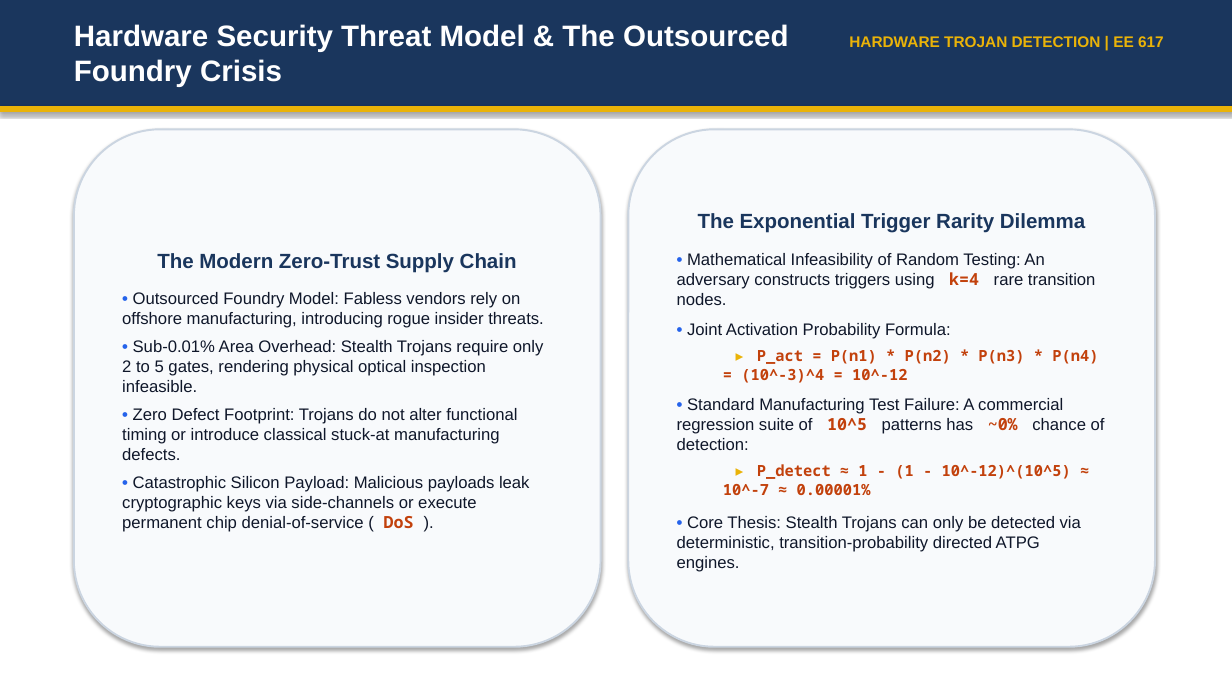
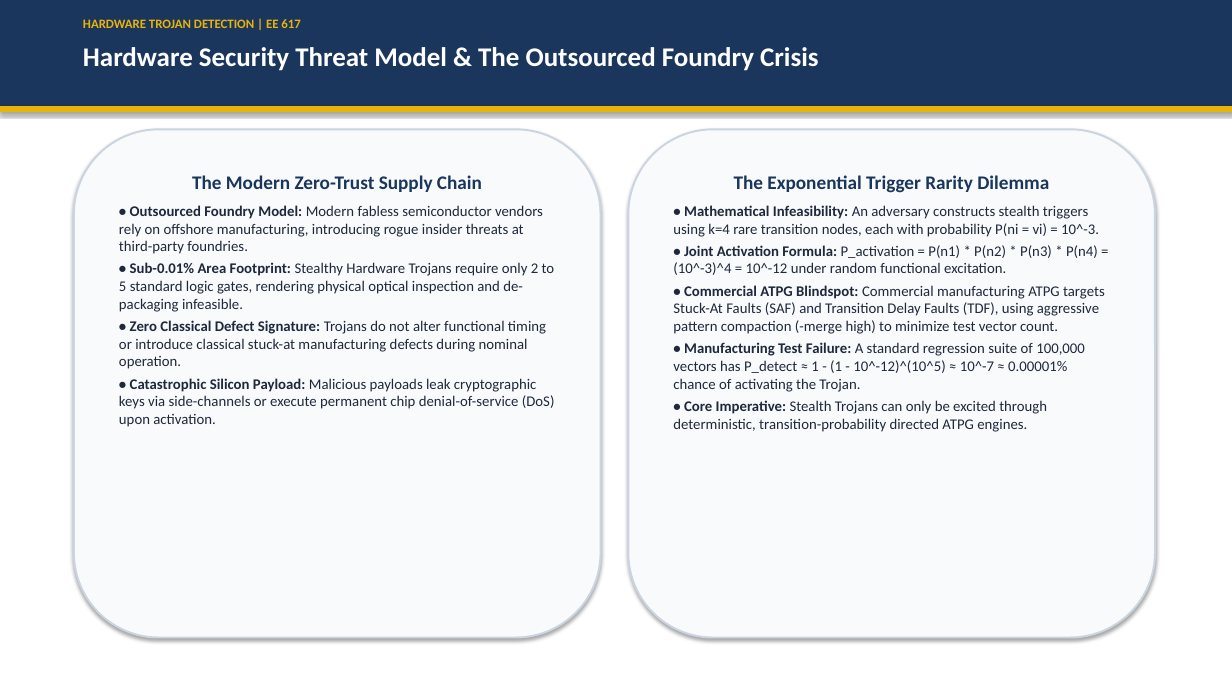
Before and after one commit to Vishalboliwal07/Hardware-Trojan, a slide deck: slide 2 of docs/Hardware_Trojan_Detection_Presentation_v2.pptx. Drawn at 1232x693 pixels with LibreOffice and Linux fonts; fonts in the diff are those of the drawing. Boxes give left, top, right and bottom in pixels: in the first picture for what was removed or moved away, otherwise in the second. Text is boxed around its words. In the diff, an @@ line names an element or a change of style, - is before the commit and + after.

Commit message:
Fix submission test patterns, update 25-slide deck, video script, and grounded future work roadmap

```diff
--- a/docs/Hardware_Trojan_Detection_Presentation_v2.pptx
+++ b/docs/Hardware_Trojan_Detection_Presentation_v2.pptx
@@ text "HARDWARE TROJAN DETECTION | EE ..." moved from (x1=849, y1=36, x2=1164, y2=47) to (x1=83, y1=19, x2=300, y2=28) @@
@@ text "HARDWARE TROJAN DETECTION | EE ..." at (x1=83, y1=19, x2=300, y2=28): size 12 to 10 pt, font Arial to Calibri; alignment right to left @@
@@ text "Hardware Security Threat Model & ..." moved from (x1=74, y1=24, x2=789, y2=87) to (x1=83, y1=47, x2=819, y2=71) @@
@@ text "Hardware Security Threat Model & ..." at (x1=83, y1=47, x2=819, y2=71): size 23 to 21 pt, font Arial to Calibri @@
@@ rounded rectangle "The Modern Zero-Trust Supply Chain" resized from (x1=74, y1=129, x2=601, y2=647) to (x1=74, y1=129, x2=601, y2=638) @@
@@ rounded rectangle "The Modern Zero-Trust Supply Chain" at (x1=74, y1=129, x2=601, y2=638): vertical alignment middle to top @@
@@ rounded rectangle "The Exponential Trigger Rarity Dilemma" at (x1=628, y1=129, x2=1155, y2=638): vertical alignment middle to top @@
@@ rounded rectangle "The Exponential Trigger Rarity Dilemma" resized from (x1=628, y1=129, x2=1155, y2=647) to (x1=628, y1=129, x2=1155, y2=638) @@
@@ text in rounded rectangle at (x1=192, y1=175, x2=482, y2=192): size 16 to 15 pt, font Arial to Calibri in "The Modern Zero-Trust Supply Chain" @@
@@ text in rounded rectangle at (x1=734, y1=175, x2=1049, y2=193): size 16 to 15 pt, font Arial to Calibri in "The Exponential Trigger Rarity Dilemma" @@
@@ text in rounded rectangle at (x1=119, y1=205, x2=555, y2=427): text changed; size 13 to 11.5 pt; font Arial to Calibri; text colour #0F172A to #1E293B @@
-• Outsourced Foundry Model: Fabless vendors rely on offshore manufacturing, introducing rogue insider threats.
-• Sub-0.01% Area Overhead: Stealth Trojans require only 2 to 5 gates, rendering physical optical inspection infeasible.
-• Zero Defect Footprint: Trojans do not alter functional timing or introduce classical stuck-at manufacturing defects.
-• Catastrophic Silicon Payload: Malicious payloads leak cryptographic keys via side-channels or execute permanent chip denial-of-service ( DoS ).
+• Outsourced Foundry Model: Modern fabless semiconductor vendors rely on offshore manufacturing, introducing rogue insider threats at third-party foundries.
+• Sub-0.01% Area Footprint: Stealthy Hardware Trojans require only 2 to 5 standard logic gates, rendering physical optical inspection and de-packaging infeasible.
+• Zero Classical Defect Signature: Trojans do not alter functional timing or introduce classical stuck-at manufacturing defects during nominal operation.
+• Catastrophic Silicon Payload: Malicious payloads leak cryptographic keys via side-channels or execute permanent chip denial-of-service (DoS) upon activation.
@@ text in rounded rectangle at (x1=673, y1=205, x2=1105, y2=432): text changed; size 13 to 11.5 pt; font Arial to Calibri; text colour #0F172A to #1E293B @@
-• Mathematical Infeasibility of Random Testing: An adversary constructs triggers using k=4 rare transition nodes.
-• Joint Activation Probability Formula:
-  ▸ P_act = P(n1) * P(n2) * P(n3) * P(n4) = (10^-3)^4 = 10^-12
-• Standard Manufacturing Test Failure: A commercial regression suite of 10^5 patterns has ~0% chance of detection:
-  ▸ P_detect ≈ 1 - (1 - 10^-12)^(10^5) ≈ 10^-7 ≈ 0.00001%
-• Core Thesis: Stealth Trojans can only be detected via deterministic, transition-probability directed ATPG engines.
+• Mathematical Infeasibility: An adversary constructs stealth triggers using k=4 rare transition nodes, each with probability P(ni = vi) = 10^-3.
+• Joint Activation Formula: P_activation = P(n1) * P(n2) * P(n3) * P(n4) = (10^-3)^4 = 10^-12 under random functional excitation.
+• Commercial ATPG Blindspot: Commercial manufacturing ATPG targets Stuck-At Faults (SAF) and Transition Delay Faults (TDF), using aggressive pattern compaction (-merge high) to minimize test vector count.
+• Manufacturing Test Failure: A standard regression suite of 100,000 vectors has P_detect ≈ 1 - (1 - 10^-12)^(10^5) ≈ 10^-7 ≈ 0.00001% chance of activating the Trojan.
+• Core Imperative: Stealth Trojans can only be excited through deterministic, transition-probability directed ATPG engines.
```
Also in this commit, not shown: 4 other slides changed, 20 slides added, 10 slides removed, 7 other files.
